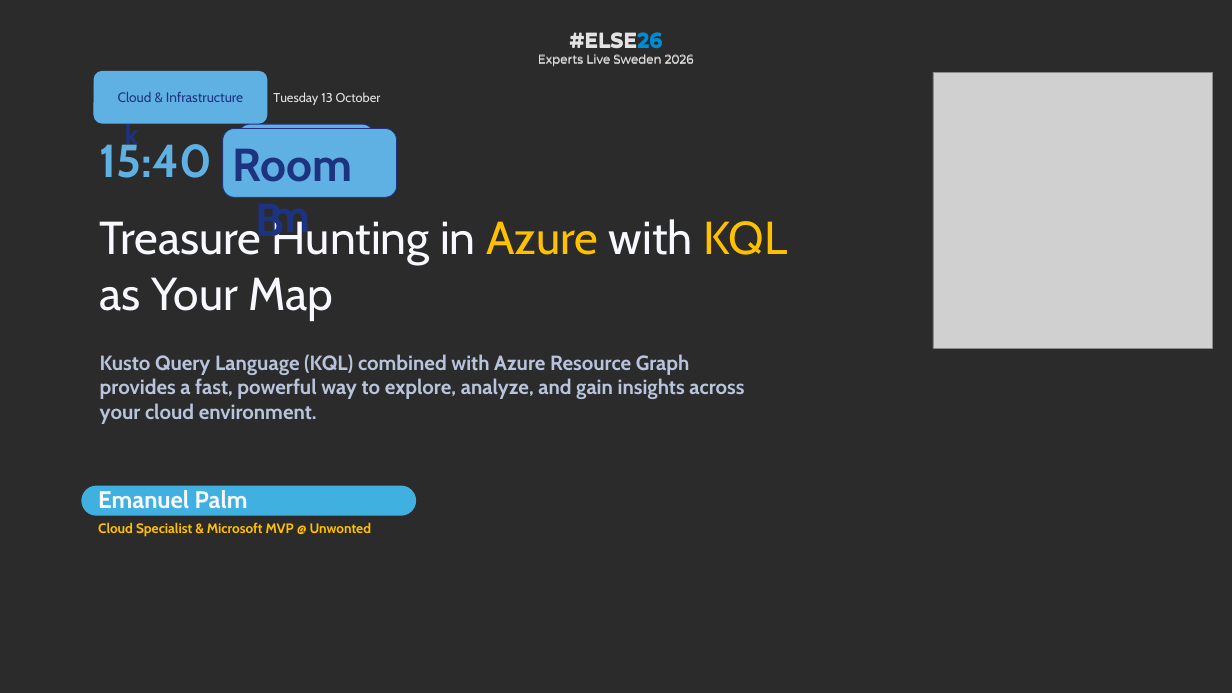
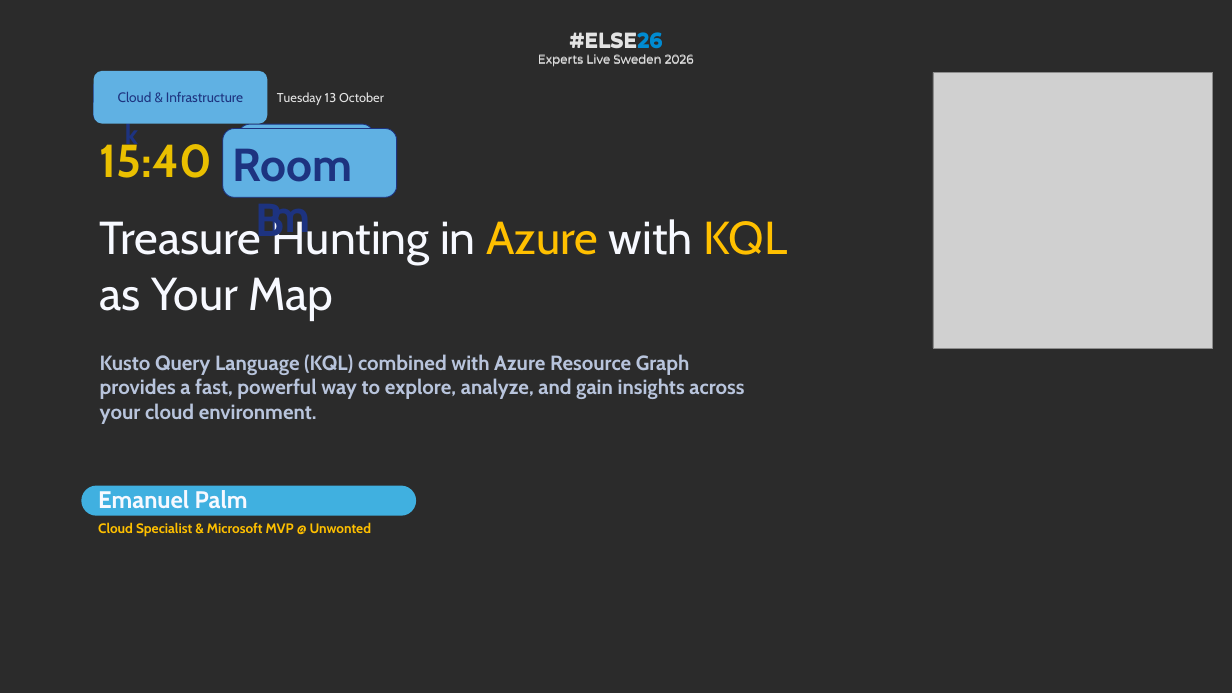
Before and after one commit to PalmEmanuel/ELSE26, a slide deck: slide 1 of ELSE26_TreasureHuntingInAzureWithKQL.pptx. Drawn at 1232x693 pixels with LibreOffice and Linux fonts; fonts in the diff are those of the drawing; grey boxes stand for pictures; background and template pictures are left out; a plain dark background stands for a picture behind light text. Boxes give left, top, right and bottom in pixels: in the first picture for what was removed or moved away, otherwise in the second. Text is boxed around its words. In the diff, an @@ line names an element or a change of style, - is before the commit and + after.

Commit message:
slides

```diff
--- a/ELSE26_TreasureHuntingInAzureWithKQL.pptx
+++ b/ELSE26_TreasureHuntingInAzureWithKQL.pptx
@@ text "Tuesday 13 October": place and size @@
-text "Tuesday 13 October" at [273,92,381,105]
+text "Tuesday 13 October" at [277,92,384,105]
@@ text "15:40" at [100,138,212,178]: text colour #60B1E3 to #EAC000 @@
```
